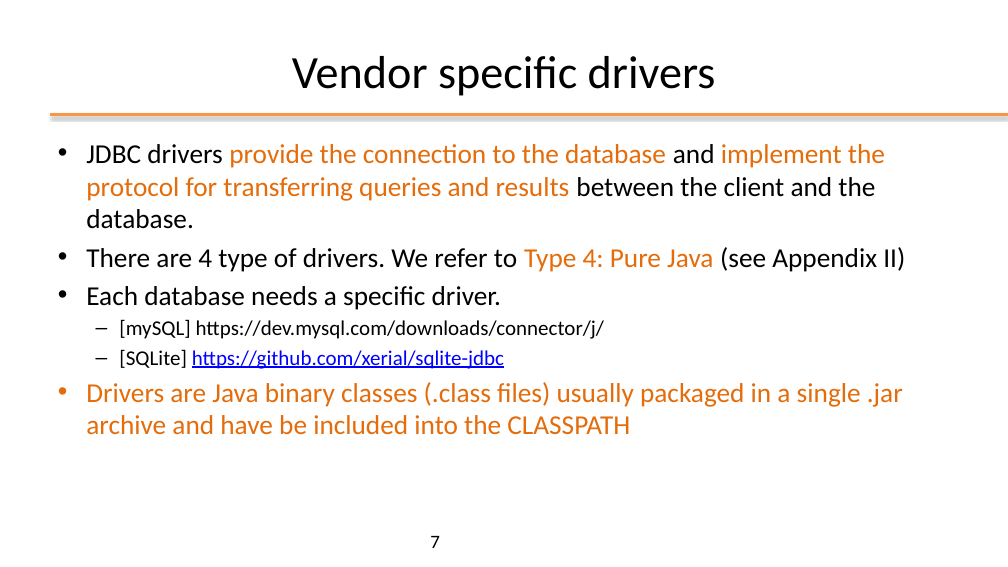
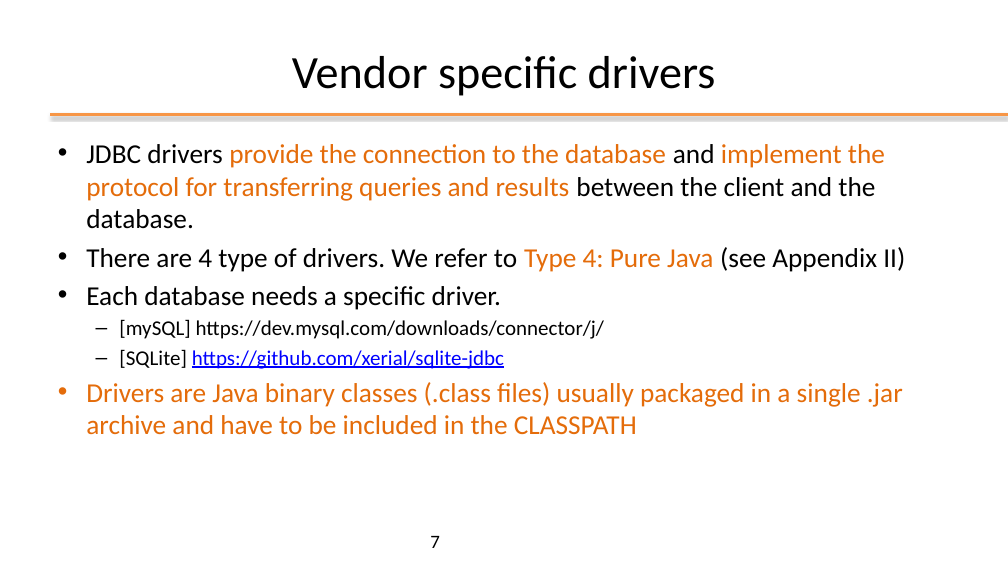
Before and after one commit to plctechnician/ooprogramming, a slide deck: slide 7 of java/slides/ppt/10 - Java Data Access (JDBC).pptx. Drawn at 1008x567 pixels with LibreOffice and Linux fonts; fonts in the diff are those of the drawing; background and template pictures are left out. Boxes give left, top, right and bottom in pixels: in the first picture for what was removed or moved away, otherwise in the second. Text is boxed around its words. In the diff, an @@ line names an element or a change of style, - is before the commit and + after.

```diff
--- a/java/slides/ppt/10 - Java Data Access (JDBC).pptx
+++ b/java/slides/ppt/10 - Java Data Access (JDBC).pptx
@@ text at [86,382,903,435]: text changed @@
-• Drivers are Java binary classes (.class files) usually packaged in a single .jar archive and have be included into the CLASSPATH
+• Drivers are Java binary classes (.class files) usually packaged in a single .jar archive and have to be included in the CLASSPATH
```
Also in this commit, not shown: 4 other slides changed, 2 other files.
